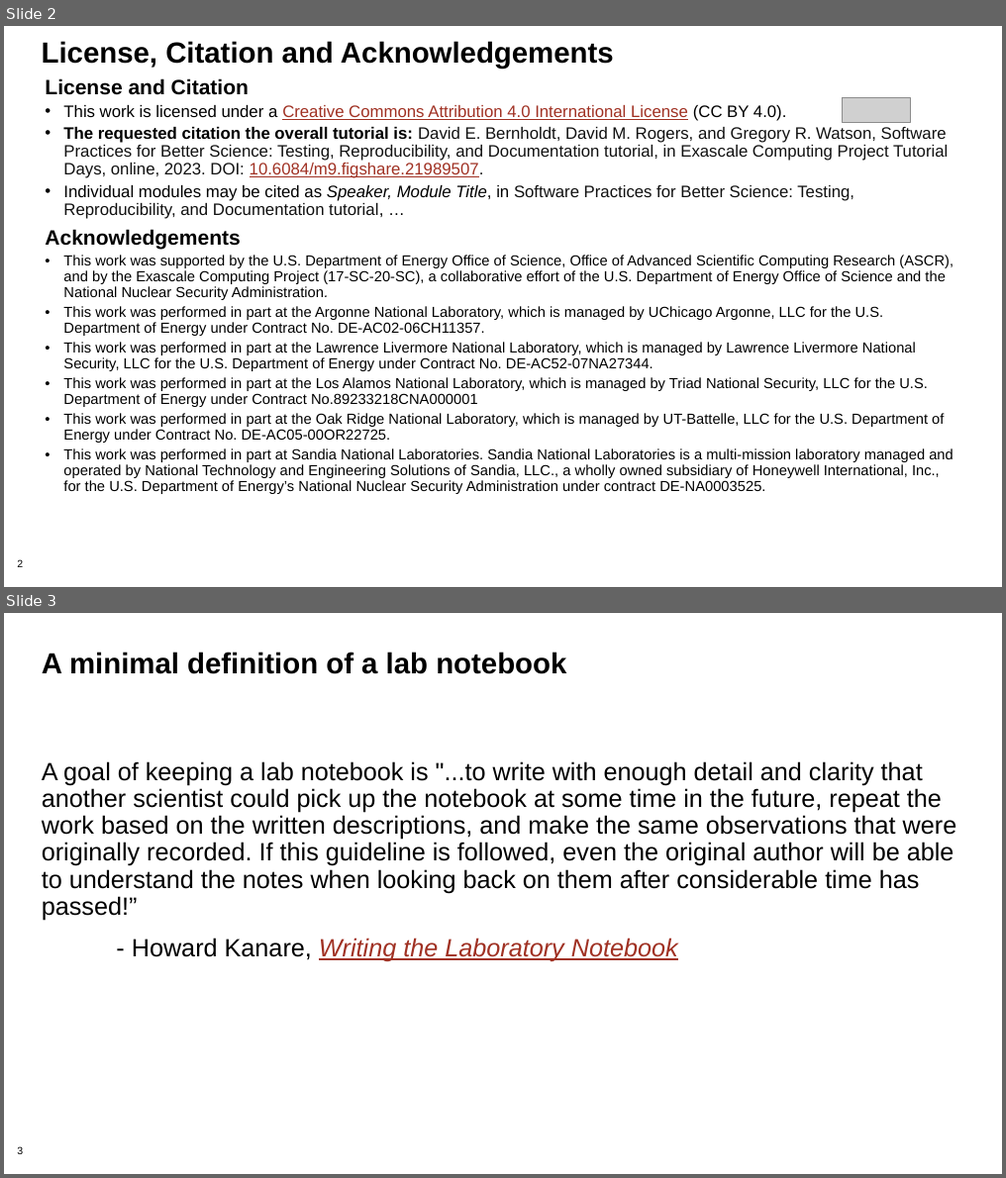
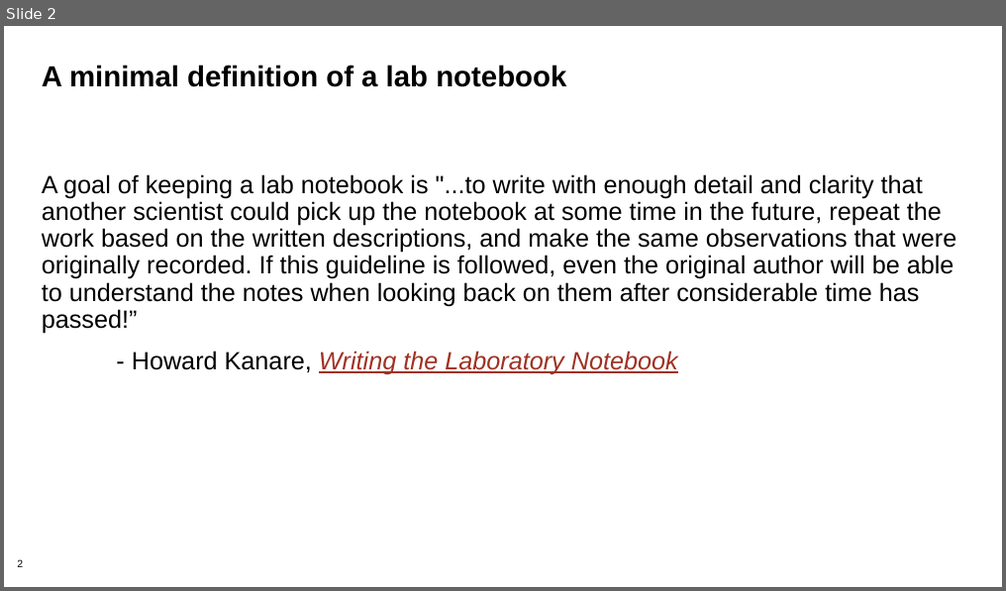
Before and after one commit to bssw-tutorial/presentations, a slide deck: lab-notebooks.pptx. Shown one above the other, each under a label of ours: slides 2 and 3 before the commit, slide 2 after it. The pictures are 1006x1178 and 1006x591 pixels, drawn with LibreOffice and Linux fonts; fonts in the diff are those of the drawing; grey boxes stand for pictures; background and template pictures are left out. Boxes give left, top, right and bottom in pixels: in the first picture for what was removed or moved away, otherwise in the second. Text is boxed around its words. In the diff, an @@ line names an element or a change of style, - is before the commit and + after.

```diff
--- a/lab-notebooks.pptx
+++ b/lab-notebooks.pptx
@@ slide 2 removed at bbox=[4, 26, 1002, 587], background #FFFFFF; not listed: 1 template element that a slide beside it also shows @@
@@ title removed at bbox=[42, 41, 614, 69] @@
-License, Citation and Acknowledgements
@@ text removed at bbox=[45, 78, 953, 494] @@
-License and Citation
-• This work is licensed under a Creative Commons Attribution 4.0 International License (CC BY 4.0).
-• The requested citation the overall tutorial is: David E. Bernholdt, David M. Rogers, and Gregory R. Watson, Software Practices for Better Science: Testing, Reproducibility, and Documentation tutorial, in Exascale Computing Project Tutorial Days, online, 2023. DOI: 10.6084/m9.figshare.21989507.
-• Individual modules may be cited as Speaker, Module Title, in Software Practices for Better Science: Testing, Reproducibility, and Documentation tutorial, …
-Acknowledgements
-• This work was supported by the U.S. Department of Energy Office of Science, Office of Advanced Scientific Computing Research (ASCR), and by the Exascale Computing Project (17-SC-20-SC), a collaborative effort of the U.S. Department of Energy Office of Science and the National Nuclear Security Administration.
-• This work was performed in part at the Argonne National Laboratory, which is managed by UChicago Argonne, LLC for the U.S. Department of Energy under Contract No. DE-AC02-06CH11357.
-• This work was performed in part at the Lawrence Livermore National Laboratory, which is managed by Lawrence Livermore National Security, LLC for the U.S. Department of Energy under Contract No. DE-AC52-07NA27344.
-• This work was performed in part at the Los Alamos National Laboratory, which is managed by Triad National Security, LLC for the U.S. Department of Energy under Contract No.89233218CNA000001
-• This work was performed in part at the Oak Ridge National Laboratory, which is managed by UT-Battelle, LLC for the U.S. Department of Energy under Contract No. DE-AC05-00OR22725.
-• This work was performed in part at Sandia National Laboratories. Sandia National Laboratories is a multi-mission laboratory managed and operated by National Technology and Engineering Solutions of Sandia, LLC., a wholly owned subsidiary of Honeywell International, Inc., for the U.S. Department of Energy’s National Nuclear Security Administration under contract DE-NA0003525.
@@ picture removed at bbox=[842, 98, 911, 122] @@
@@ what was slide 3 is now slide 2 @@
```
Also in this commit, not shown: 1 slide changed, 2 other files.
